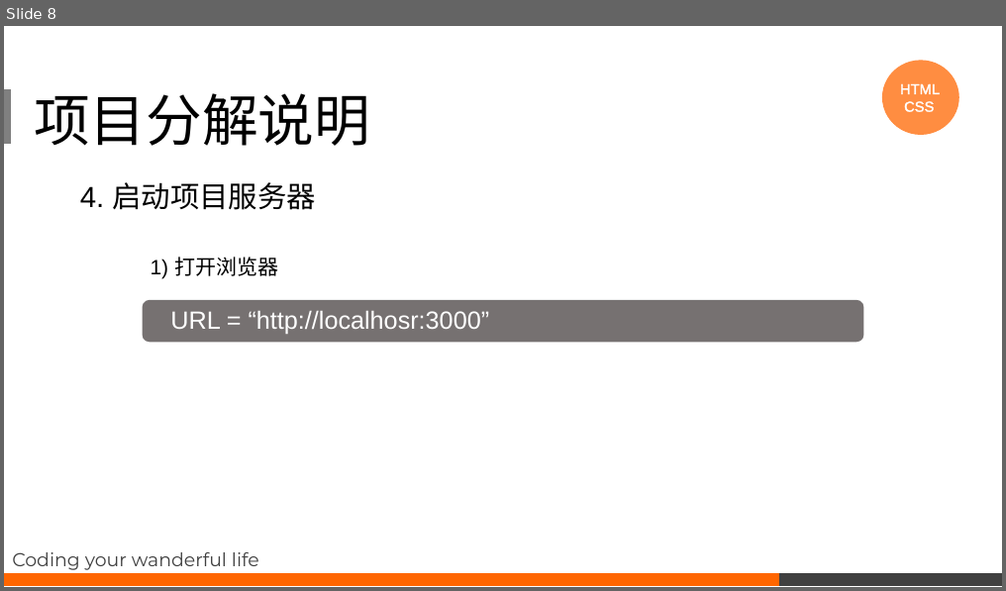
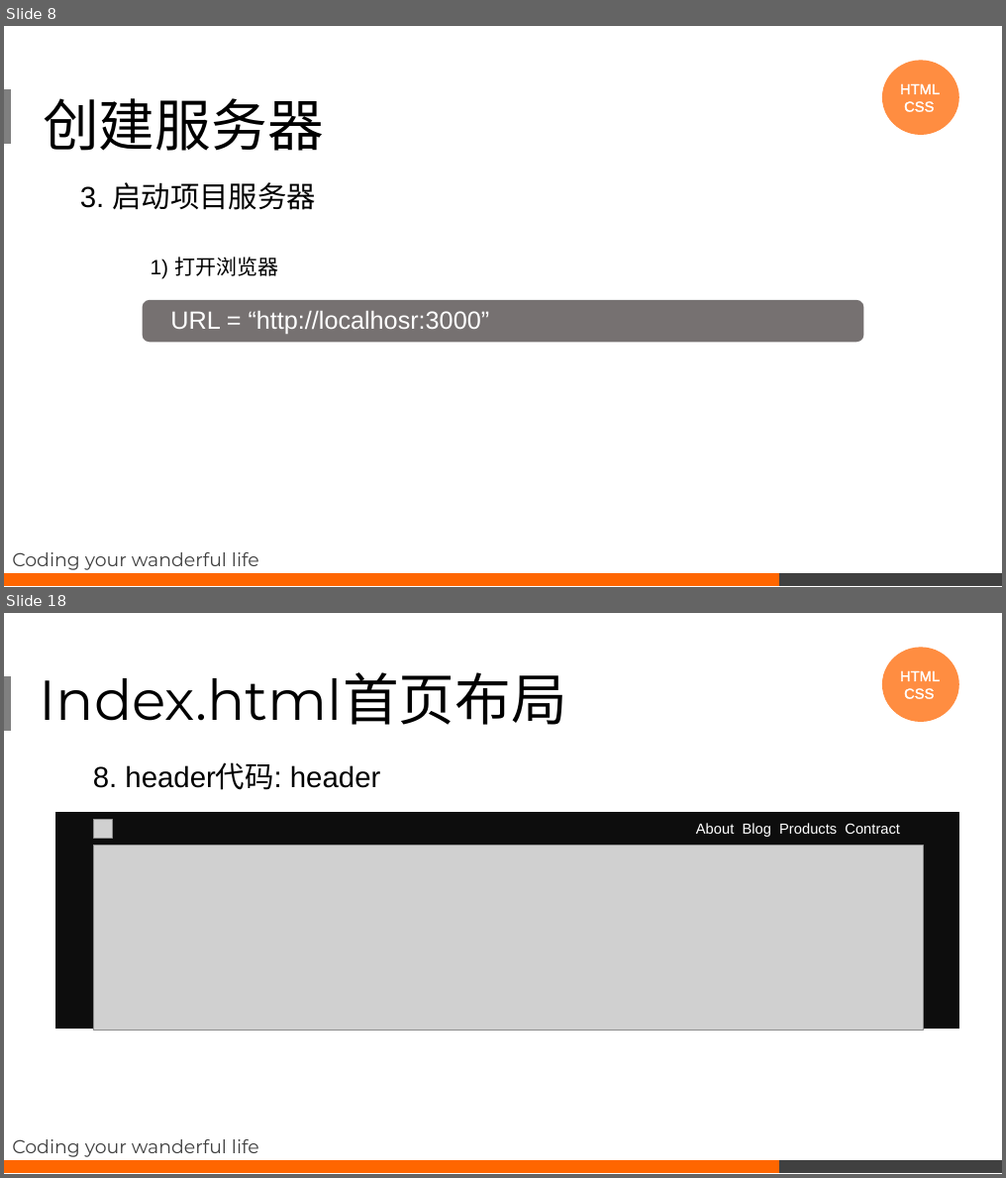
Before and after one commit to noip-algorithms/express-element-master, a slide deck: course/项目分析课程.pptx. Shown one above the other, each under a label of ours: slide 8 before the commit, slides 8 and 18 after it; the slides between them are not shown. The pictures are 1006x591 and 1006x1178 pixels, drawn with LibreOffice and Linux fonts; fonts in the diff are those of the drawing; grey boxes stand for pictures. Boxes give left, top, right and bottom in pixels: in the first picture for what was removed or moved away, otherwise in the second. Text is boxed around its words. In the diff, an @@ line names an element or a change of style, - is before the commit and + after.

```diff
--- a/course/项目分析课程.pptx
+++ b/course/项目分析课程.pptx
@@ slide 18 added at (x1=4, y1=613, x2=1002, y2=1174), background #FFFFFF @@
@@ ellipse added at (x1=883, y1=648, x2=959, y2=722), fill #FF8D41, outline #FF8D41 1 pt @@
@@ text added at (x1=900, y1=670, x2=940, y2=699), 14 pt, text #FFFFFF @@
+HTML
+CSS
@@ rectangle added at (x1=4, y1=676, x2=11, y2=730), fill #808080, outline #808080 1 pt @@
@@ title added at (x1=40, y1=672, x2=567, y2=725), 54 pt, text #000000 @@
+Index.html首页布局
@@ text added at (x1=93, y1=764, x2=380, y2=790), 28 pt, text #000000 @@
+8. header代码: header
@@ rectangle added at (x1=55, y1=812, x2=958, y2=1029), fill #0D0D0D, outline #0D0D0D 1 pt @@
@@ picture added at (x1=93, y1=820, x2=112, y2=839) @@
@@ picture added at (x1=93, y1=846, x2=924, y2=1031) @@
@@ text added at (x1=696, y1=823, x2=900, y2=837), 14 pt, text #FFFFFF @@
+About Blog Products Contract
@@ subtitle added at (x1=12, y1=1140, x2=259, y2=1157), 18 pt, text #404040 @@
+Coding your wanderful life
@@ rectangle added at (x1=4, y1=1161, x2=779, y2=1173), fill #FF6600, outline #FF6600 1 pt @@
@@ rectangle added at (x1=780, y1=1161, x2=1002, y2=1173), fill #404040, outline #404040 1 pt @@
@@ slide 8 changed as well @@
@@ title removed at (x1=34, y1=93, x2=370, y2=146) @@
-项目分解说明
@@ text added at (x1=43, y1=98, x2=323, y2=151), 54 pt, text #000000 @@
+创建服务器
@@ text at (x1=80, y1=182, x2=316, y2=210): text changed @@
-4. 启动项目服务器
+3. 启动项目服务器
```
Also in this commit, not shown: 5 other slides changed, 12 other slides added, 7 other files.
